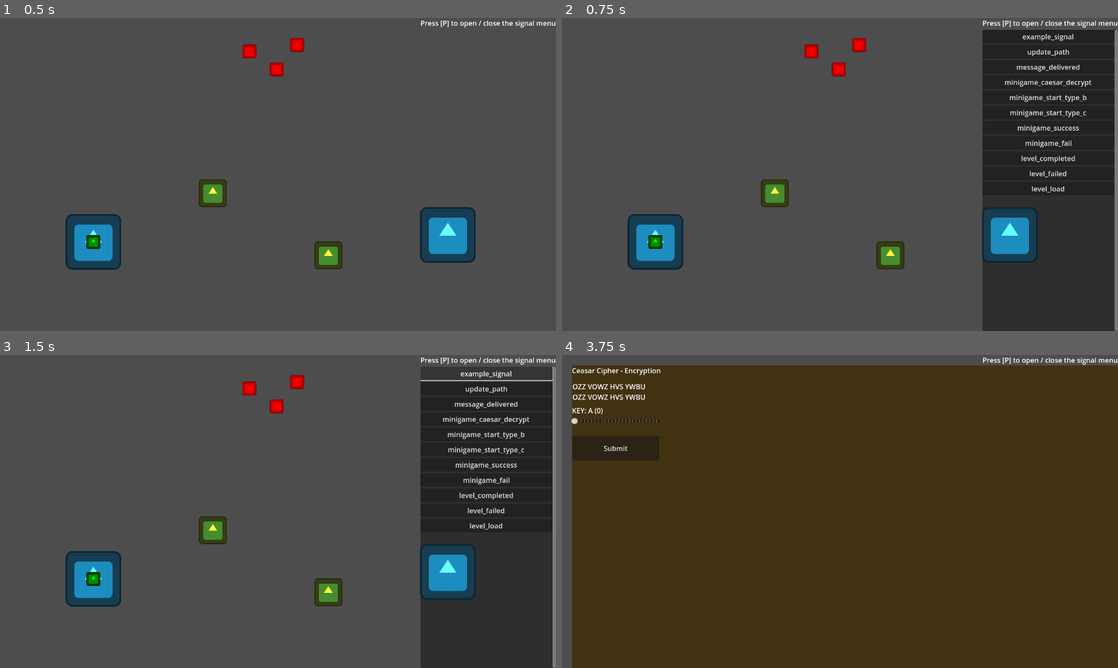
Above: before the commit, frames 1-4 (two rows, left to right).
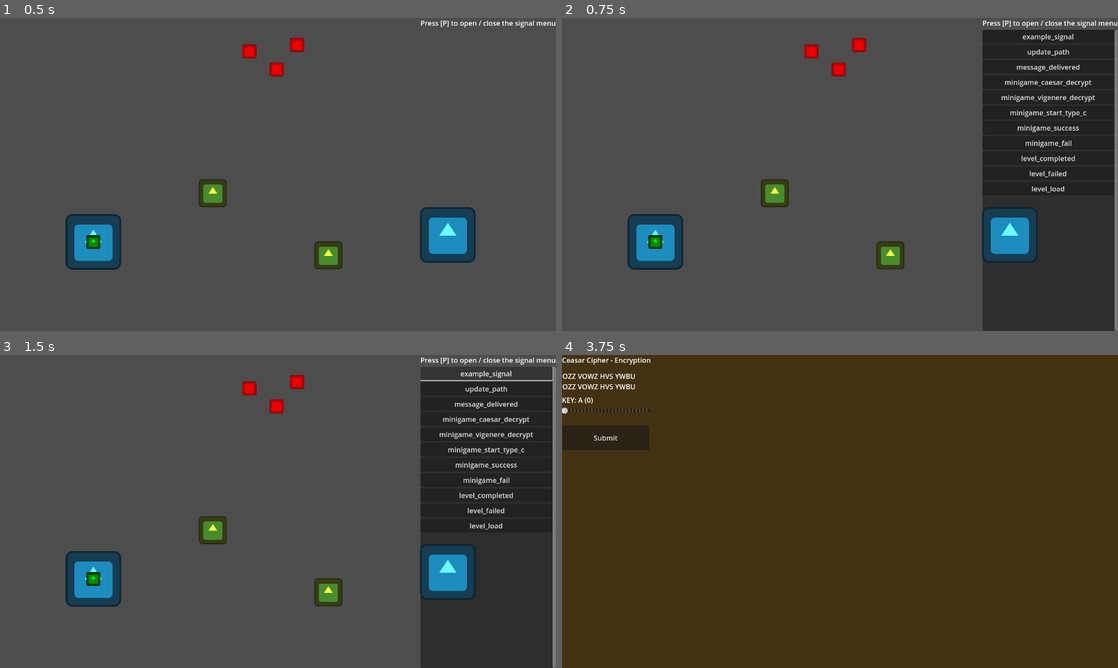
Above: after the commit, the same moments.

Repository: MattCzar13/the-king-s-secret
Game: Godot game, scene res://scenes/root.tscn
Two runs of this game, one before a commit and one after it. Both use one fixed random seed, a clock stepped at 60 frames per second and the inputs below. The engine's default icon, where the game draws it, is replaced by a stand-in: a white triangle on a blue panel in a dark square.
Inputs (mouse positions are in pixels of both pictures, inside the frame that each line leads up to):
- Up to frame 1 (0.5 s): no input
- Up to frame 2 (0.75 s): tap P (debug_menu_signals) at 0.5 s; move the mouse to (962, 158) at 0.52 s; click (962, 158) at 0.6 s
- Up to frame 3 (1.5 s): click "example_signal" at 1.25 s
- Up to frame 4 (3.75 s): click "update_path" at 2 s; click "message_delivered" at 2.75 s; click "minigame_caesar_decrypt" at 3.5 s

Frame 1 is identical in both runs. In frame 2, 0.2% of the frame differs, in the area x 79-96%, y 24-27%; in frame 3, 0.2%; in frame 4, 7.0%, in the area x 0-100%, y 0-100%.

Commit message:
Connected Vigenere decode minigame
Connected vigenere minigame to debug panel

Diff:
--- a/globals.gd
+++ b/globals.gd
@@ -24,7 +24,7 @@
 signal message_delivered
 
 signal minigame_caesar_decrypt(key)
-signal minigame_start_type_b(key)
+signal minigame_vigenere_decrypt(key)
 signal minigame_start_type_c(key)
 signal minigame_success
 signal minigame_fail
@@ -41,7 +41,6 @@
 var alpha: Array[String] = ["A", "B", "C", "D", "E", "F", "G", "H", "I", "J", "K", "L", "M",
 							"N", "O", "P", "Q", "R", "S", "T", "U", "V", "W", "X", "Y", "Z"]
 var message: String = "ALL HAIL THE KING"
-var vigenere_key: String = "HANGING"
 
 var entropy: int = 0
 var private_colour: Color
@@ -62,6 +61,18 @@
 	return shifted
 
 func vigenere(text: String, key: String, encrypt: bool) -> String:
+	#ignote non-alphabet chars
+	var filtered_key := ""
+	for i in range(key.length()):
+		var code := key.unicode_at(i)
+		if (code >= 65 and code <= 90) or (code >= 97 and code <= 122):
+			filtered_key += key[i]
+
+	key = filtered_key
+
+	if(key.length() < 1):
+		printerr("Vigenere key has invalid length")
+		return ""
 	var plaintext = ""
 	var key_index = 0
 
--- a/scenes/debug_panel.gd
+++ b/scenes/debug_panel.gd
@@ -56,7 +56,14 @@
 		var secret_key = randi_range(0, 25)
 		var result : Error = Globals.emit_signal(signal_name, secret_key)
 		if result:
-			printerr("Either this signal isn't connected to anything, or it requires arguments (this menu doesn't support those)!")
+			printerr("Either minigame_caesar_decrypt isn't connected to anything, or it requires arguments (this menu doesn't support those)!")
+	elif (signal_name == "minigame_vigenere_decrypt"):
+		#sets the secret key arg
+		var secret_key = "Hanging"
+		#var secret_key = randi_range(0, 25)
+		var result : Error = Globals.emit_signal(signal_name, secret_key)
+		if result:
+			printerr("Either minigame_vigenere_decrypt isn't connected to anything, or it requires arguments (this menu doesn't support those)!")
 	else:
 		var result : Error = Globals.emit_signal(signal_name)
 		if result:
--- a/scenes/minigames/caesar_decrypt.tscn
+++ b/scenes/minigames/caesar_decrypt.tscn
@@ -6,10 +6,6 @@
 anchors_preset = 15
 anchor_right = 1.0
 anchor_bottom = 1.0
-offset_left = 23.0
-offset_top = 24.0
-offset_right = 23.0
-offset_bottom = 24.0
 grow_horizontal = 2
 grow_vertical = 2
 color = Color(0.2622674, 0.19789568, 0.06704598, 1)
--- a/scenes/minigames/vigenere.gd
+++ b/scenes/minigames/vigenere.gd
@@ -5,7 +5,8 @@
 @onready var ciphertext_label = $"VBoxContainer/Vigenere/ciphertext"
 @onready var hint = $"VBoxContainer/Vigenere/Hint"
 
-var secret_key = Globals.vigenere_key
+#NOTE: Vigenere only works with upper case key - quirk of using unicode I think
+var secret_key = "Default".to_upper()
 var ciphertext = Globals.vigenere(Globals.message, secret_key, true)
 
 func _ready() -> void:
@@ -19,3 +20,25 @@
 func _on_key_text_text_submitted(new_text: String) -> void:
 	key_label.text = "KEY: %s" % new_text
 	plaintext_label.text = Globals.vigenere(ciphertext, new_text.to_upper(), false)
+
+func _on_key_text_text_changed(new_text: String) -> void:
+	key_label.text = "KEY: %s" % new_text
+	plaintext_label.text = Globals.vigenere(ciphertext, new_text.to_upper(), false)
+
+func _on_submit_button_pressed() -> void:
+	if(secret_key.to_upper() == $"VBoxContainer/Vigenere/KeyText".text.to_upper()):
+		attempt_fire_signal("minigame_success")
+	else:
+		attempt_fire_signal("minigame_fail")
+
+func set_secret_key(key: String):
+	#sets the seccret key and updates the cypher text
+	secret_key = key.to_upper()
+	ciphertext = Globals.vigenere(Globals.message, secret_key, true)
+
+
+# Helper function to fire the signal and handle an error
+func attempt_fire_signal(signal_name : String):
+	var result : Error = Globals.emit_signal(signal_name)
+	if result:
+		printerr("Either this signal isn't connected to anything, or it is missing arguments!")
--- a/scenes/minigames/vigenere.tscn
+++ b/scenes/minigames/vigenere.tscn
@@ -2,17 +2,13 @@
 
 [ext_resource type="Script" uid="uid://1vvv4mnys68i" path="res://scenes/minigames/vigenere.gd" id="1_6n23s"]
 
-[node name="ViginereDecrypt" type="Control"]
-layout_mode = 3
+[node name="ViginereDecrypt" type="ColorRect"]
 anchors_preset = 15
 anchor_right = 1.0
 anchor_bottom = 1.0
-offset_left = 23.0
-offset_top = 24.0
-offset_right = 23.0
-offset_bottom = 24.0
 grow_horizontal = 2
 grow_vertical = 2
+color = Color(0.2627451, 0.19607843, 0.06666667, 1)
 script = ExtResource("1_6n23s")
 
 [node name="VBoxContainer" type="VBoxContainer" parent="."]
@@ -63,4 +59,13 @@
 offset_bottom = 191.0
 text = "Show Key Hint"
 
+[node name="submitButton" type="Button" parent="."]
+layout_mode = 0
+offset_top = 217.0
+offset_right = 205.0
+offset_bottom = 262.0
+text = "Submit"
+
+[connection signal="text_changed" from="VBoxContainer/Vigenere/KeyText" to="." method="_on_key_text_text_changed"]
 [connection signal="text_submitted" from="VBoxContainer/Vigenere/KeyText" to="." method="_on_key_text_text_submitted"]
+[connection signal="pressed" from="submitButton" to="." method="_on_submit_button_pressed"]
--- a/scenes/root.gd
+++ b/scenes/root.gd
@@ -11,6 +11,7 @@
 func _ready() -> void:
 	Globals.example_signal.connect(print.bind("Example signal received!"))
 	Globals.minigame_caesar_decrypt.connect(_on_minigame_caesar_decrypt)
+	Globals.minigame_vigenere_decrypt.connect(_on_minigame_vignere_decrypt)
 	Globals.minigame_success.connect(_on_minigame_success)
 	Globals.minigame_fail.connect(_on_minigame_fail)
 
@@ -38,6 +39,16 @@
 		caesar_decrypt_minigame.set_secret_key(data)
 		minigame_parent.add_child(caesar_decrypt_minigame)
 
+func _on_minigame_vignere_decrypt(data):
+	print("Received:", data)
+	var minigame_parent = $Minigames
+	if(minigame_parent.get_child_count() > 0):
+		printerr("Minigame already running!")
+	else:
+		var vigenere_decrypt_minigame = preload("res://scenes/minigames/vigenere.tscn").instantiate()
+		vigenere_decrypt_minigame.set_secret_key(data)
+		minigame_parent.add_child(vigenere_decrypt_minigame)
+
 func _on_minigame_success():
 	var minigame_parent = $Minigames
 	for child in minigame_parent.get_children():
